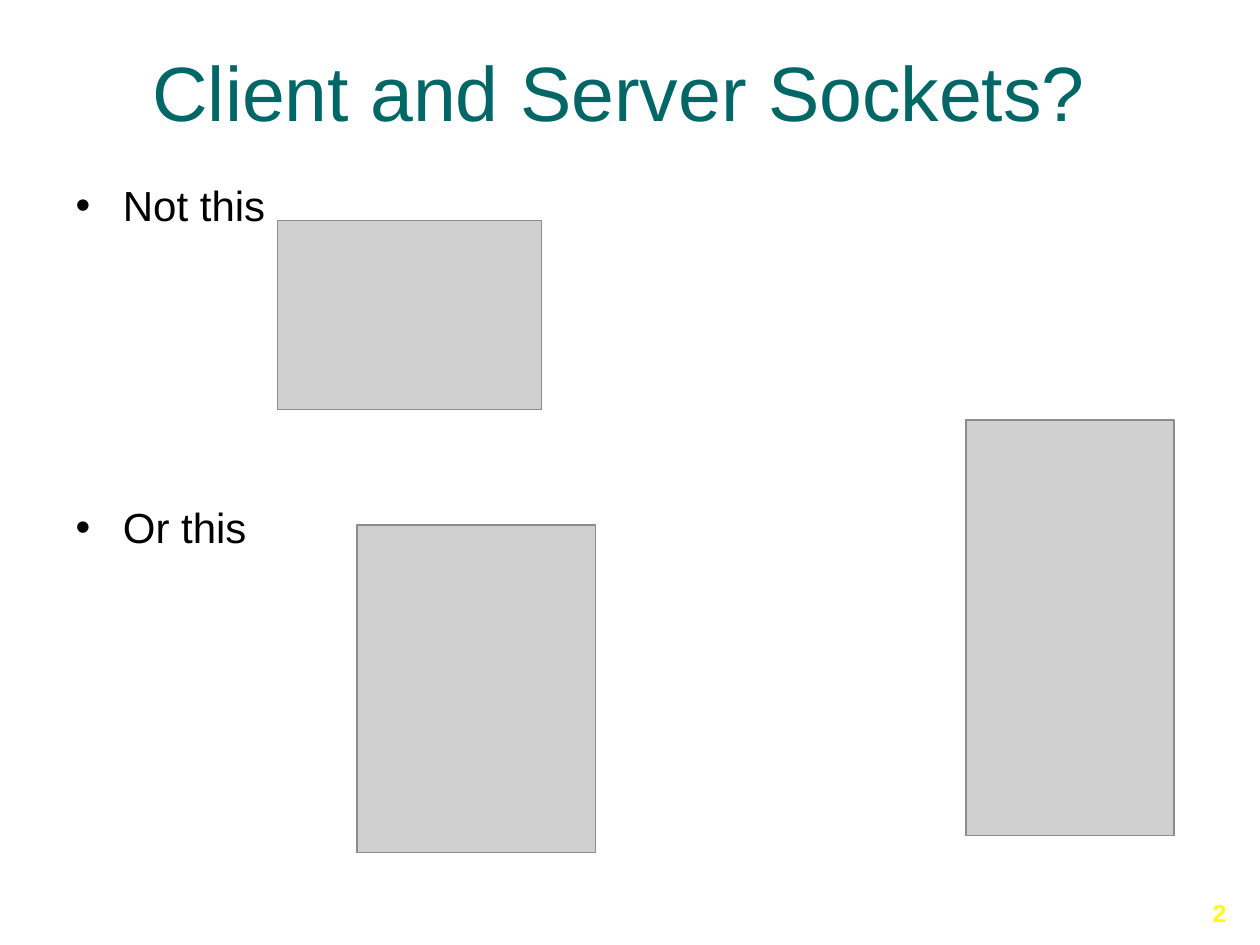
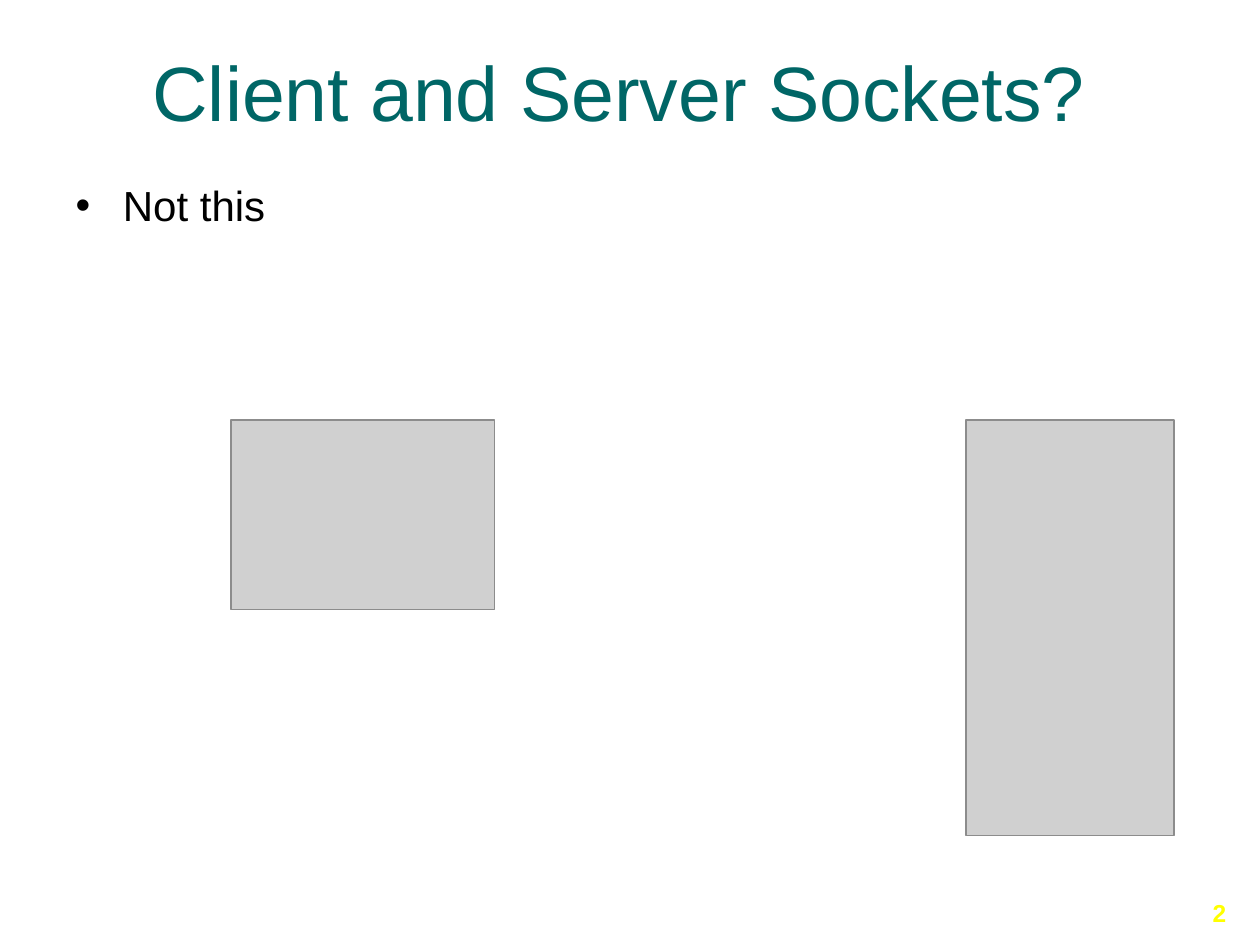
Before and after one commit to Ansilacerda/CIT360-Portfolio, a slide deck: slide 2 of Presentations/Client and Server Sockets/Client-Server-Sockets.pptx. Drawn at 1260x945 pixels with LibreOffice and Linux fonts; fonts in the diff are those of the drawing; grey boxes stand for pictures; background and template pictures are left out. Boxes give left, top, right and bottom in pixels: in the first picture for what was removed or moved away, otherwise in the second. Text is boxed around its words. In the diff, an @@ line names an element or a change of style, - is before the commit and + after.

```diff
--- a/Presentations/Client and Server Sockets/Client-Server-Sockets.pptx
+++ b/Presentations/Client and Server Sockets/Client-Server-Sockets.pptx
@@ picture: place and size @@
-picture at (277, 220, 541, 410)
+picture at (231, 420, 494, 609)
@@ text at (123, 512, 246, 544): paragraph removed @@
-• Or this
@@ picture removed at (357, 525, 595, 853) @@
```
Also in this commit, not shown: 1 other slide changed, 1 other file.
